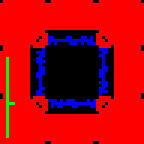
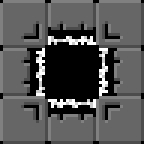
Before/after of a 144px x 144px layered artwork. What changed in the layer stack:
painted on "b" (2nd of 2, in "env_laser") over [0, 0, 144, 144]
